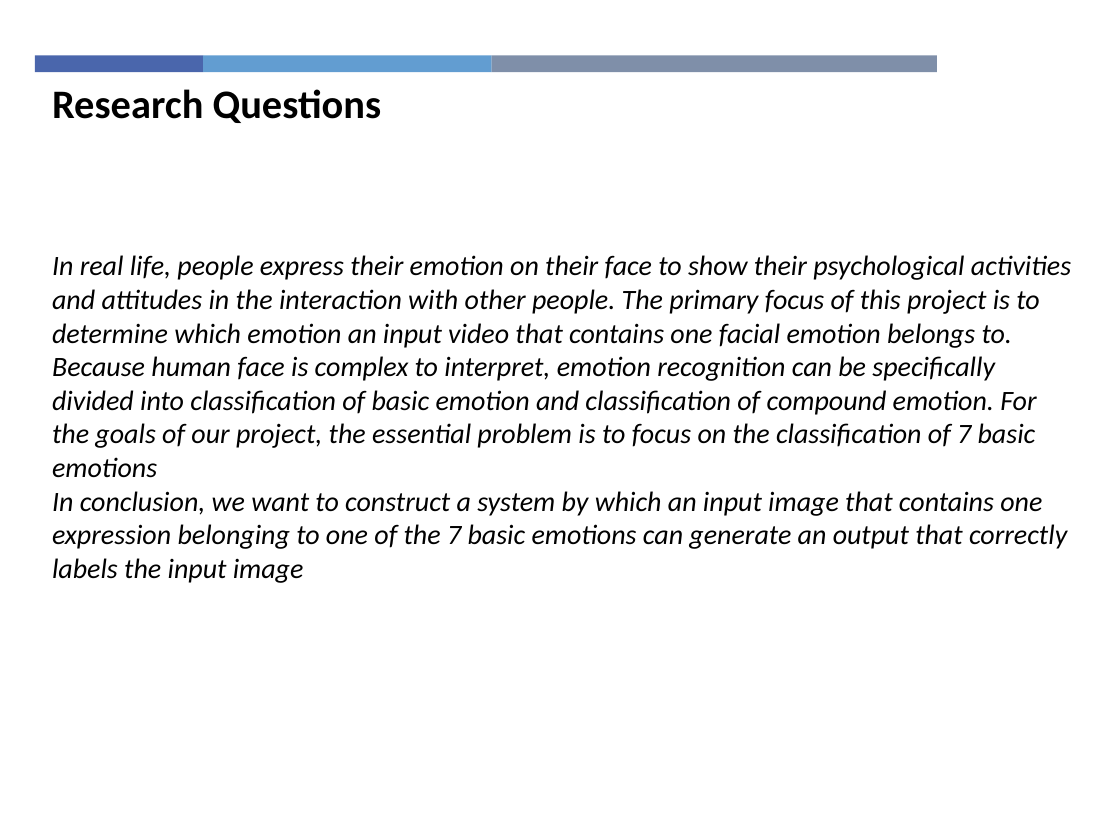
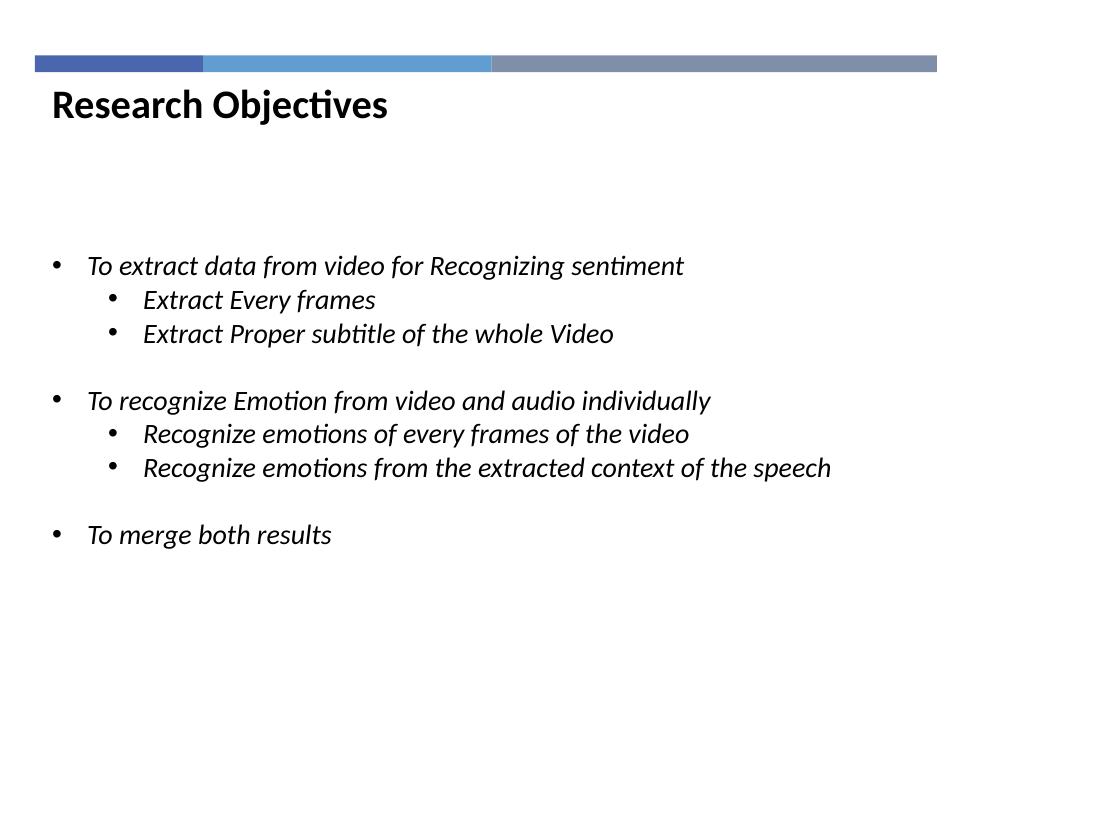
Before and after one commit to Tuurash/SentimentRecognition, a slide deck: slide 8 of Book/Thesis_Presentation.pptx. Drawn at 1120x840 pixels with LibreOffice and Linux fonts; fonts in the diff are those of the drawing; background and template pictures are left out. Boxes give left, top, right and bottom in pixels: in the first picture for what was removed or moved away, otherwise in the second. Text is boxed around its words. In the diff, an @@ line names an element or a change of style, - is before the commit and + after.

```diff
--- a/Book/Thesis_Presentation.pptx
+++ b/Book/Thesis_Presentation.pptx
@@ text at <box>52,89,389,125</box>: text changed @@
-Research Questions
+Research Objectives
@@ text at <box>87,255,831,549</box>: text changed @@
-In real life, people express their emotion on their face to show their psychological activities and attitudes in the interaction with other people. The primary focus of this project is to determine which emotion an input video that contains one facial emotion belongs to. Because human face is complex to interpret, emotion recognition can be specifically divided into classification of basic emotion and classification of compound emotion. For the goals of our project, the essential problem is to focus on the classification of 7 basic emotions
-In conclusion, we want to construct a system by which an input image that contains one expression belonging to one of the 7 basic emotions can generate an output that correctly labels the input image
+• To extract data from video for Recognizing sentiment
+  • Extract Every frames
+  • Extract Proper subtitle of the whole Video
+• To recognize Emotion from video and audio individually
+  • Recognize emotions of every frames of the video
+  • Recognize emotions from the extracted context of the speech
+• To merge both results
```
Also in this commit, not shown: 4 other slides changed.
